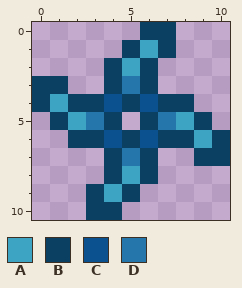
One commit to this pixel-art sprite: Projectiles/Thrown/CobaltShuriken.png. Above is the file before it was changed.
The file is 22x22 pixels, drawn in blocks of 2x2; one block is one cell here.
Palette (. is transparent): A #3da4c4  B #0b4062  C #0b508f  D #2576ab
Pixels before, first column x 0:
 0 ......BB...
 1 .....BAB...
 2 ....BAB....
 3 BB..BDB....
 4 BABBCBCBB..
 5 .BADB.BDAB.
 6 ..BBCBCBBAB
 7 ....BDB..BB
 8 ....BAB....
 9 ...BAB.....
10 ...BB......
The result:
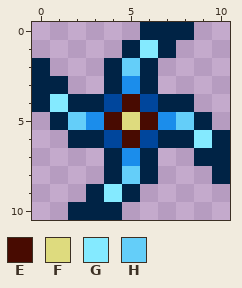
Colours new in this view: E #480b01  F #dedb7e  G #84eaff  H #64cef9
The edit:
{"colour":"B","old":"#0b4062","new":"#002345"}
{"colour":"C","old":"#0b508f","new":"#00469c"}
{"colour":"D","old":"#2576ab","new":"#1b8deb"}
{"y":0,"x":8,"old":".","new":"B"}
{"y":1,"x":6,"old":"A","new":"G"}
{"y":2,"x":0,"old":".","new":"B"}
{"y":2,"x":5,"old":"A","new":"H"}
{"y":4,"x":1,"old":"A","new":"G"}
{"y":4,"x":5,"old":"B","new":"E"}
{"y":5,"x":2,"old":"A","new":"H"}
{"y":5,"x":4,"old":"B.B","new":"EFE"}
{"y":5,"x":8,"old":"A","new":"H"}
{"y":6,"x":5,"old":"B","new":"E"}
{"y":6,"x":9,"old":"A","new":"G"}
{"y":8,"x":5,"old":"A","new":"H"}
{"y":8,"x":10,"old":".","new":"B"}
{"y":9,"x":4,"old":"A","new":"G"}
{"y":10,"x":2,"old":".","new":"B"}
